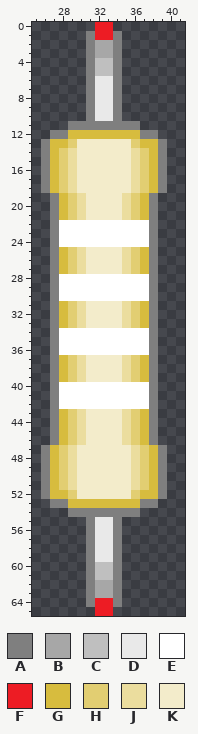
Sprite sheet: UCBeditor/element/solid/R/axial-carbon.png. Above is the file before it was changed.
The file is 66x66 pixels. Colours within 5 levels of each other are drawn and written as one. Shown: x 25..41, y 0..65.
Palette (. is transparent): A #7f7f7f  B #a7a7a7  C #bfbfbf  D #e9e9e9  E #ffffff  F #ed1c24  G #d7bc3e  H #e2ce72  J #ebdd9e  K #f3eccb
Pixels before, first column x 26:
 0 ......FF......
 1 .....AFFA.....
 2 .....ABBA.....
 3 .....ABBA.....
 4 .....ACCA.....
 5 .....ACCA.....
 6 .....ADDA.....
 7 .....ADDA.....
 8 .....ADDA.....
 9 .....ADDA.....
10 .....ADDA.....
11 ...AAAAAAAA...
12 .AAGGGGGGGGAA.
13 AGGHKKKKKKHGGA
14 AGHJKKKKKKJHGA
15 AGHJKKKKKKJHGA
16 AGHJKKKKKKJHGA
17 AGHJKKKKKKJHGA
18 AGHJKKKKKKJHGA
19 .AGHJKKKKJHGA.
20 .AGHJKKKKJHGA.
21 .AGHJKKKKJHGA.
22 .AEEEEEEEEEEA.
23 .AEEEEEEEEEEA.
24 .AEEEEEEEEEEA.
25 .AGHJKKKKJHGA.
26 .AGHJKKKKJHGA.
27 .AGHJKKKKJHGA.
28 .AEEEEEEEEEEA.
29 .AEEEEEEEEEEA.
30 .AEEEEEEEEEEA.
31 .AGHJKKKKJHGA.
32 .AGHJKKKKJHGA.
33 .AGHJKKKKJHGA.
34 .AEEEEEEEEEEA.
35 .AEEEEEEEEEEA.
36 .AEEEEEEEEEEA.
37 .AGHJKKKKJHGA.
38 .AGHJKKKKJHGA.
39 .AGHJKKKKJHGA.
40 .AEEEEEEEEEEA.
41 .AEEEEEEEEEEA.
42 .AEEEEEEEEEEA.
43 .AGHJKKKKJHGA.
44 .AGHJKKKKJHGA.
45 .AGHJKKKKJHGA.
46 .AGHJKKKKJHGA.
47 AGHJKKKKKKJHGA
48 AGHJKKKKKKJHGA
49 AGHJKKKKKKJHGA
50 AGHJKKKKKKJHGA
51 AGHJKKKKKKJHGA
52 AGGHKKKKKKHGGA
53 .AAGGGGGGGGAA.
54 ...AAAAAAAA...
55 .....ADDA.....
56 .....ADDA.....
57 .....ADDA.....
58 .....ADDA.....
59 .....ADDA.....
60 .....ACCA.....
61 .....ACCA.....
62 .....ABBA.....
63 .....ABBA.....
64 .....AFFA.....
65 ......FF......
The same view after the edit:
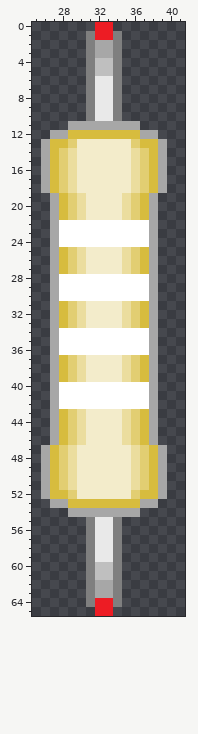
The exact change:
Changed rows in their new state; - is an unchanged pixel.
first column x 26:
11 ---BBBBBBBB---
12 -BB--------BB-
13 B------------B
14 B------------B
15 B------------B
16 B------------B
17 B------------B
18 B------------B
19 -B----------B-
20 -B----------B-
21 -B----------B-
22 -B----------B-
23 -B----------B-
24 -B----------B-
25 -B----------B-
26 -B----------B-
27 -B----------B-
28 -B----------B-
29 -B----------B-
30 -B----------B-
31 -B----------B-
32 -B----------B-
33 -B----------B-
34 -B----------B-
35 -B----------B-
36 -B----------B-
37 -B----------B-
38 -B----------B-
39 -B----------B-
40 -B----------B-
41 -B----------B-
42 -B----------B-
43 -B----------B-
44 -B----------B-
45 -B----------B-
46 -B----------B-
47 B------------B
48 B------------B
49 B------------B
50 B------------B
51 B------------B
52 B------------B
53 -BB--------BB-
54 ---BBBBBBBB---
Changed places in both pictures, as pixel boxes (x1, y1, x2, y2):
changed: (41, 121, 167, 517)
